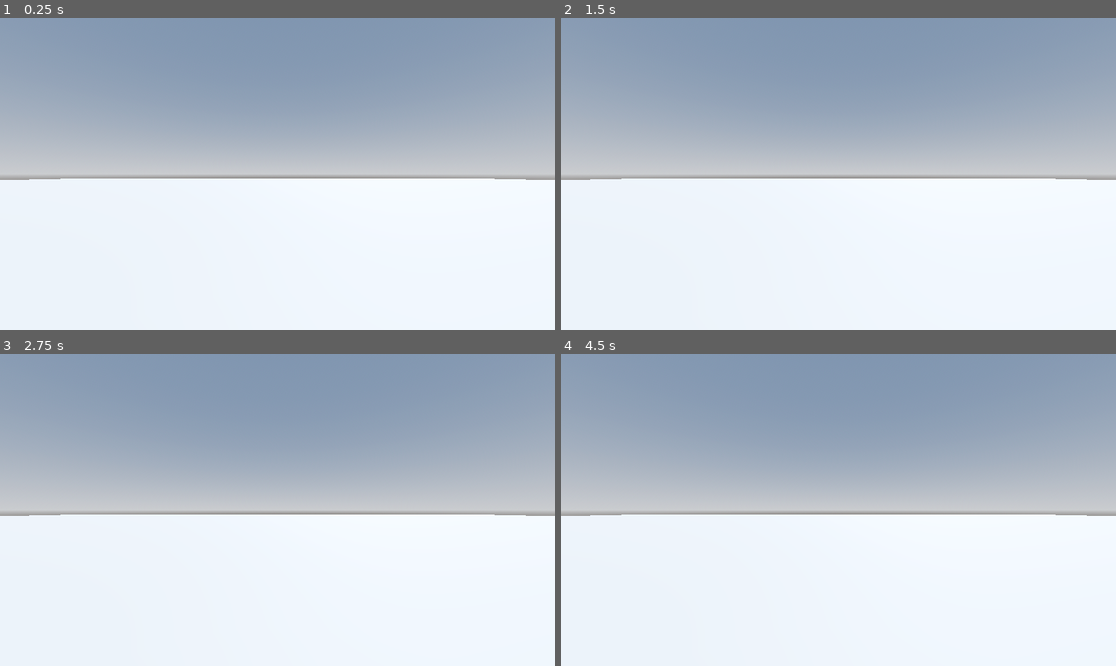
Above: before the commit, frames 1-4 (two rows, left to right).
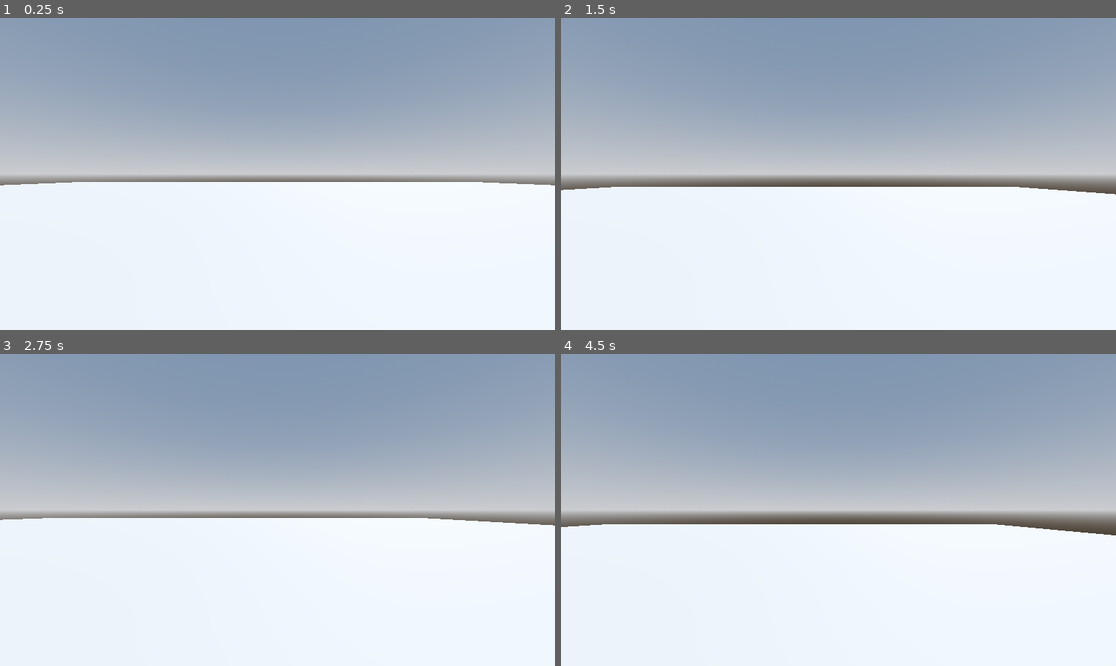
Above: after the commit, the same moments.

Repository: artyomzp/RoboRampage
Game: Godot game, scene res://Levels/sandbox.tscn
Two runs of this game, one before a commit and one after it. Both use one fixed random seed, a clock stepped at 60 frames per second and the inputs below. The project has no main scene, so this scene is started directly.
Inputs:
- Up to frame 1 (0.25 s): no input
- Up to frame 2 (1.5 s): tap Enter at 0.5 s; hold D (move_right, bound only after the commit) 0.53-1.28 s; tap W (move_froward, bound only after the commit) at 0.6 s; tap Space (jump, bound only after the commit) at 0.77, 0.8, 1.07, 1.25, 1.35 s; hold S (move_back, bound only after the commit) from 1.28 s (still down)
- Up to frame 3 (2.75 s): tap Space (jump, bound only after the commit) at 1.52, 1.82, 2.3 s; tap W (move_froward, bound only after the commit) at 1.55, 2.1 s; release S (move_back, bound only after the commit) at 2.03 s; hold D (move_right, bound only after the commit) from 2.03 s (still down)
- Up to frame 4 (4.5 s): tap W (move_froward, bound only after the commit) at 2.85, 4.35 s; tap Space (jump, bound only after the commit) at 3.02, 3.32, 3.6, 3.77, 4.07 s; release D (move_right, bound only after the commit) at 3.53 s; hold A (move_left, bound only after the commit) from 3.53 s (still down)

The runs differ from the first frame. In frame 1, 1.2% of the frame differs, in the area x 0-100%, y 51-54%; in frame 2, 2.9%; in frame 3, 1.4%; in frame 4, 3.5%, in the area x 0-100%, y 51-59%.

Commit message:
add basic plaey shape and input system

Diff:
--- a/Levels/sandbox.tscn
+++ b/Levels/sandbox.tscn
@@ -1,4 +1,6 @@
 [gd_scene format=3 uid="uid://bqc7nim37u31k"]
+
+[ext_resource type="PackedScene" uid="uid://bvym6mba8dwr6" path="res://Player/player.tscn" id="1_7t7j1"]
 
 [sub_resource type="ProceduralSkyMaterial" id="ProceduralSkyMaterial_rru0v"]
 sky_horizon_color = Color(0.66224277, 0.6717428, 0.6867428, 1)
@@ -27,5 +29,5 @@
 use_collision = true
 size = Vector3(64, 1, 64)
 
-[node name="Camera3D" type="Camera3D" parent="." unique_id=1674398393]
-transform = Transform3D(1, 0, 0, 0, 1, 0, 0, 0, 1, 0, 0.71612406, 0)
+[node name="Player" parent="." unique_id=1516725957 instance=ExtResource("1_7t7j1")]
+transform = Transform3D(1, 0, 0, 0, 1, 0, 0, 0, 1, 0, 1, 0)
--- /dev/null
+++ b/Player/player.gd
@@ -0,0 +1,28 @@
+extends CharacterBody3D
+
+
+const SPEED = 5.0
+const JUMP_VELOCITY = 4.5
+
+
+func _physics_process(delta: float) -> void:
+	# Add the gravity.
+	if not is_on_floor():
+		velocity += get_gravity() * delta
+
+	# Handle jump.
+	if Input.is_action_just_pressed("jump") and is_on_floor():
+		velocity.y = JUMP_VELOCITY
+
+	# Get the input direction and handle the movement/deceleration.
+	# As good practice, you should replace UI actions with custom gameplay actions.
+	var input_dir := Input.get_vector("move_left", "move_right", "move_froward", "move_back")
+	var direction := (transform.basis * Vector3(input_dir.x, 0, input_dir.y)).normalized()
+	if direction:
+		velocity.x = direction.x * SPEED
+		velocity.z = direction.z * SPEED
+	else:
+		velocity.x = move_toward(velocity.x, 0, SPEED)
+		velocity.z = move_toward(velocity.z, 0, SPEED)
+
+	move_and_slide()
--- /dev/null
+++ b/Player/player.tscn
@@ -0,0 +1,19 @@
+[gd_scene format=3 uid="uid://bvym6mba8dwr6"]
+
+[ext_resource type="Script" uid="uid://ykd2vxoih6pt" path="res://Player/player.gd" id="1_l8h54"]
+
+[sub_resource type="CapsuleMesh" id="CapsuleMesh_hvfyp"]
+
+[sub_resource type="CapsuleShape3D" id="CapsuleShape3D_l8h54"]
+
+[node name="Player" type="CharacterBody3D" unique_id=1516725957]
+script = ExtResource("1_l8h54")
+
+[node name="MeshInstance3D" type="MeshInstance3D" parent="." unique_id=1900972219]
+mesh = SubResource("CapsuleMesh_hvfyp")
+
+[node name="CollisionShape3D" type="CollisionShape3D" parent="." unique_id=826540120]
+shape = SubResource("CapsuleShape3D_l8h54")
+
+[node name="Camera3D" type="Camera3D" parent="." unique_id=179515989]
+transform = Transform3D(1, 0, 0, 0, 1, 0, 0, 0, 1, 0, 0.3, 0)
--- a/project.godot
+++ b/project.godot
@@ -14,6 +14,38 @@
 config/features=PackedStringArray("4.6", "Forward Plus")
 config/icon="res://icon.svg"
 
+[input]
+
+move_froward={
+"deadzone": 0.2,
+"events": [Object(InputEventKey,"resource_local_to_scene":false,"resource_name":"","device":-1,"window_id":0,"alt_pressed":false,"shift_pressed":false,"ctrl_pressed":false,"meta_pressed":false,"pressed":false,"keycode":0,"physical_keycode":87,"key_label":0,"unicode":119,"location":0,"echo":false,"script":null)
+, Object(InputEventKey,"resource_local_to_scene":false,"resource_name":"","device":-1,"window_id":0,"alt_pressed":false,"shift_pressed":false,"ctrl_pressed":false,"meta_pressed":false,"pressed":false,"keycode":0,"physical_keycode":4194320,"key_label":0,"unicode":0,"location":0,"echo":false,"script":null)
+]
+}
+move_back={
+"deadzone": 0.2,
+"events": [Object(InputEventKey,"resource_local_to_scene":false,"resource_name":"","device":-1,"window_id":0,"alt_pressed":false,"shift_pressed":false,"ctrl_pressed":false,"meta_pressed":false,"pressed":false,"keycode":0,"physical_keycode":83,"key_label":0,"unicode":115,"location":0,"echo":false,"script":null)
+, Object(InputEventKey,"resource_local_to_scene":false,"resource_name":"","device":-1,"window_id":0,"alt_pressed":false,"shift_pressed":false,"ctrl_pressed":false,"meta_pressed":false,"pressed":false,"keycode":0,"physical_keycode":4194322,"key_label":0,"unicode":0,"location":0,"echo":false,"script":null)
+]
+}
+move_left={
+"deadzone": 0.2,
+"events": [Object(InputEventKey,"resource_local_to_scene":false,"resource_name":"","device":-1,"window_id":0,"alt_pressed":false,"shift_pressed":false,"ctrl_pressed":false,"meta_pressed":false,"pressed":false,"keycode":0,"physical_keycode":65,"key_label":0,"unicode":97,"location":0,"echo":false,"script":null)
+, Object(InputEventKey,"resource_local_to_scene":false,"resource_name":"","device":-1,"window_id":0,"alt_pressed":false,"shift_pressed":false,"ctrl_pressed":false,"meta_pressed":false,"pressed":false,"keycode":0,"physical_keycode":4194319,"key_label":0,"unicode":0,"location":0,"echo":false,"script":null)
+]
+}
+move_right={
+"deadzone": 0.2,
+"events": [Object(InputEventKey,"resource_local_to_scene":false,"resource_name":"","device":-1,"window_id":0,"alt_pressed":false,"shift_pressed":false,"ctrl_pressed":false,"meta_pressed":false,"pressed":false,"keycode":0,"physical_keycode":68,"key_label":0,"unicode":100,"location":0,"echo":false,"script":null)
+, Object(InputEventKey,"resource_local_to_scene":false,"resource_name":"","device":-1,"window_id":0,"alt_pressed":false,"shift_pressed":false,"ctrl_pressed":false,"meta_pressed":false,"pressed":false,"keycode":0,"physical_keycode":4194321,"key_label":0,"unicode":0,"location":0,"echo":false,"script":null)
+]
+}
+jump={
+"deadzone": 0.2,
+"events": [Object(InputEventKey,"resource_local_to_scene":false,"resource_name":"","device":-1,"window_id":0,"alt_pressed":false,"shift_pressed":false,"ctrl_pressed":false,"meta_pressed":false,"pressed":false,"keycode":0,"physical_keycode":32,"key_label":0,"unicode":32,"location":0,"echo":false,"script":null)
+]
+}
+
 [physics]
 
 3d/physics_engine="Jolt Physics"
Not shown, added: Player/player.gd.uid
